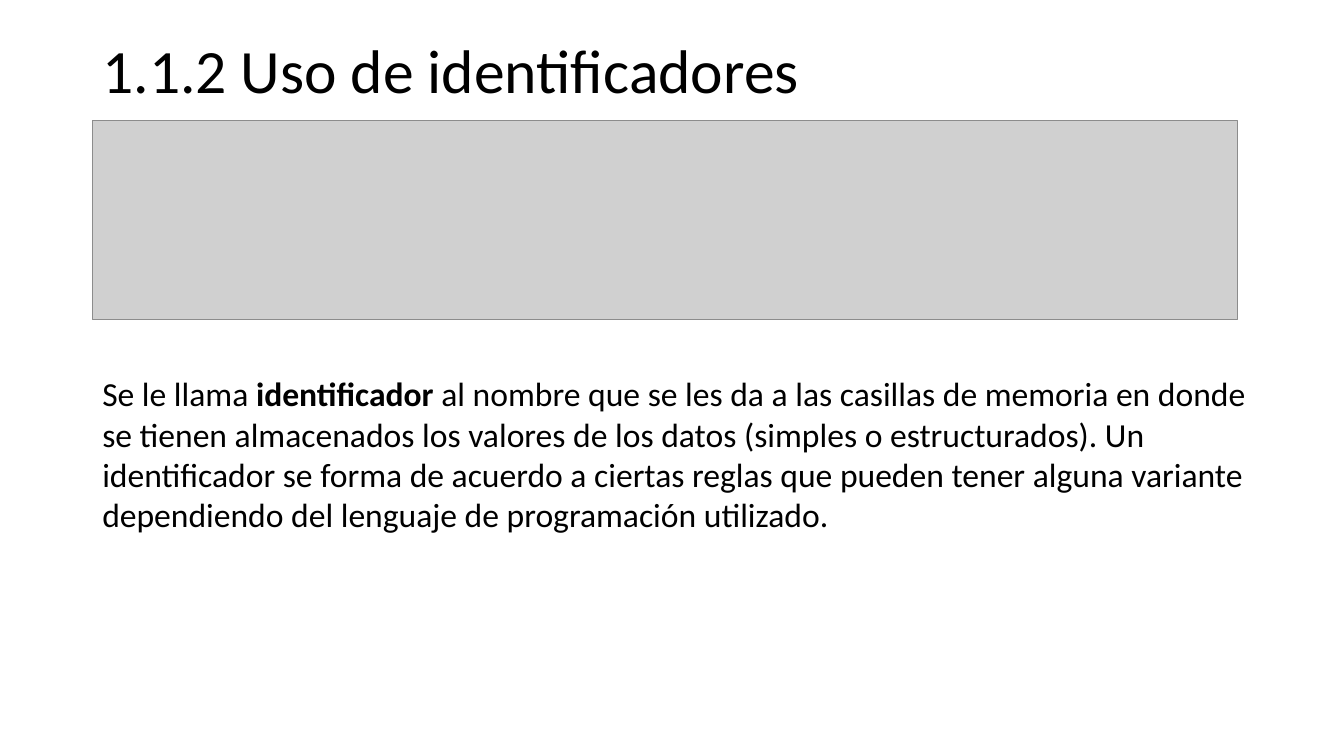
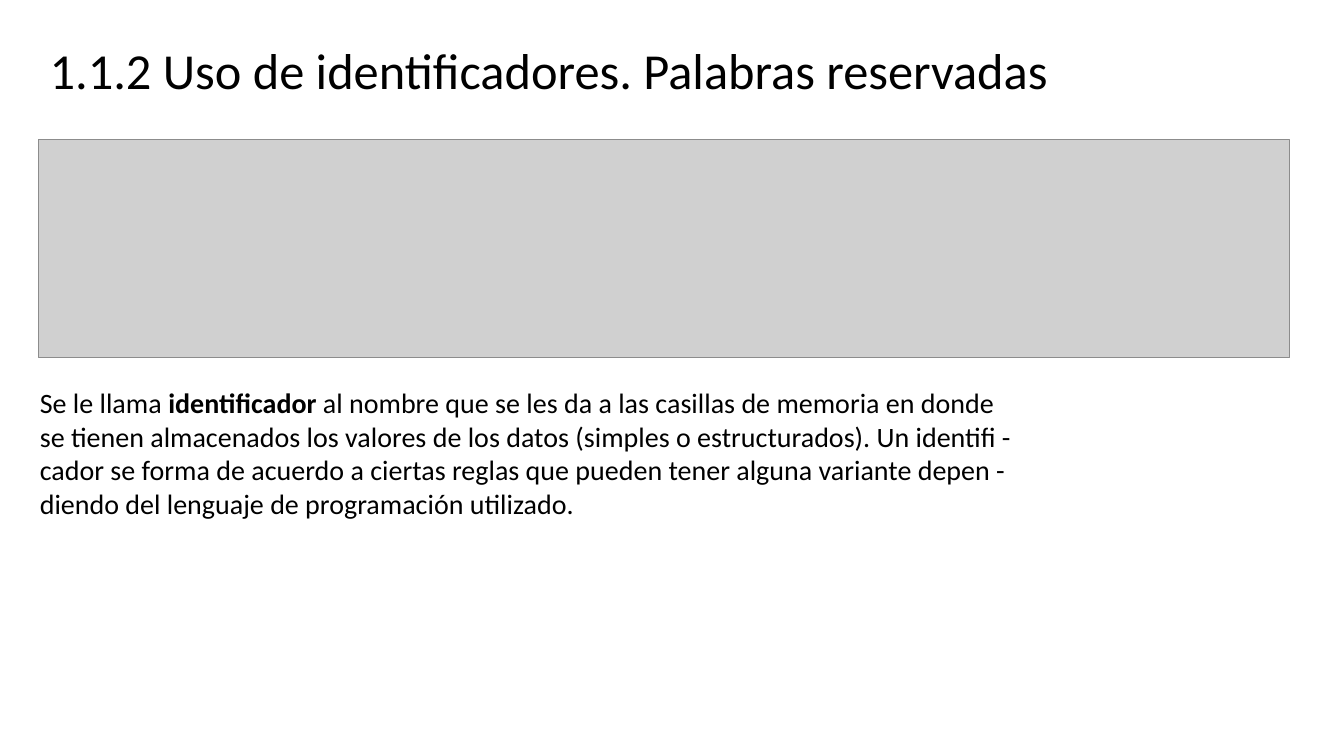
Before and after one commit to programacionestructurada/2021-2, a slide deck: slide 7 of U1_Introduccion_a_la_programacion/U1.pptx. Drawn at 1344x756 pixels with LibreOffice and Linux fonts; fonts in the diff are those of the drawing; grey boxes stand for pictures. Boxes give left, top, right and bottom in pixels: in the first picture for what was removed or moved away, otherwise in the second. Text is boxed around its words. In the diff, an @@ line names an element or a change of style, - is before the commit and + after.

```diff
--- a/U1_Introduccion_a_la_programacion/U1.pptx
+++ b/U1_Introduccion_a_la_programacion/U1.pptx
@@ text at box(50, 54, 1047, 90): text changed; size 44 to 36 pt @@
-1.1.2 Uso de identificadores
+1.1.2 Uso de identificadores. Palabras reservadas
@@ picture: place and size @@
-picture at box(93, 121, 1238, 321)
+picture at box(38, 140, 1290, 358)
@@ text "Se le llama identificador al ...": place and size @@
-text "Se le llama identificador al ..." at box(102, 382, 1245, 533)
+text "Se le llama identificador al ..." at box(40, 393, 996, 519)
@@ text at box(40, 393, 994, 418): size 24 to 20 pt in "Se le llama identificador al nombre que ..." @@
@@ text at box(40, 426, 996, 519): text changed; size 24 to 20 pt @@
-se tienen almacenados los valores de los datos (simples o estructurados). Un
-identificador se forma de acuerdo a ciertas reglas que pueden tener alguna variante
-dependiendo del lenguaje de programación utilizado.
+se tienen almacenados los valores de los datos (simples o estructurados). Un identifi -
+cador se forma de acuerdo a ciertas reglas que pueden tener alguna variante depen -
+diendo del lenguaje de programación utilizado.
```
Also in this commit, not shown: 5 other slides changed, 13 other files.
